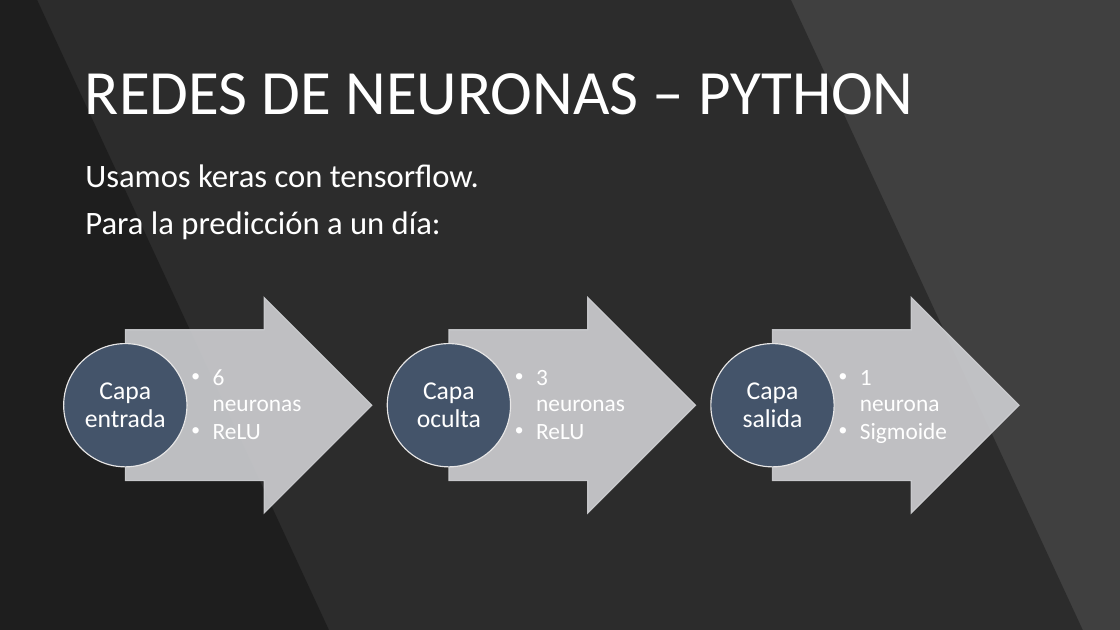
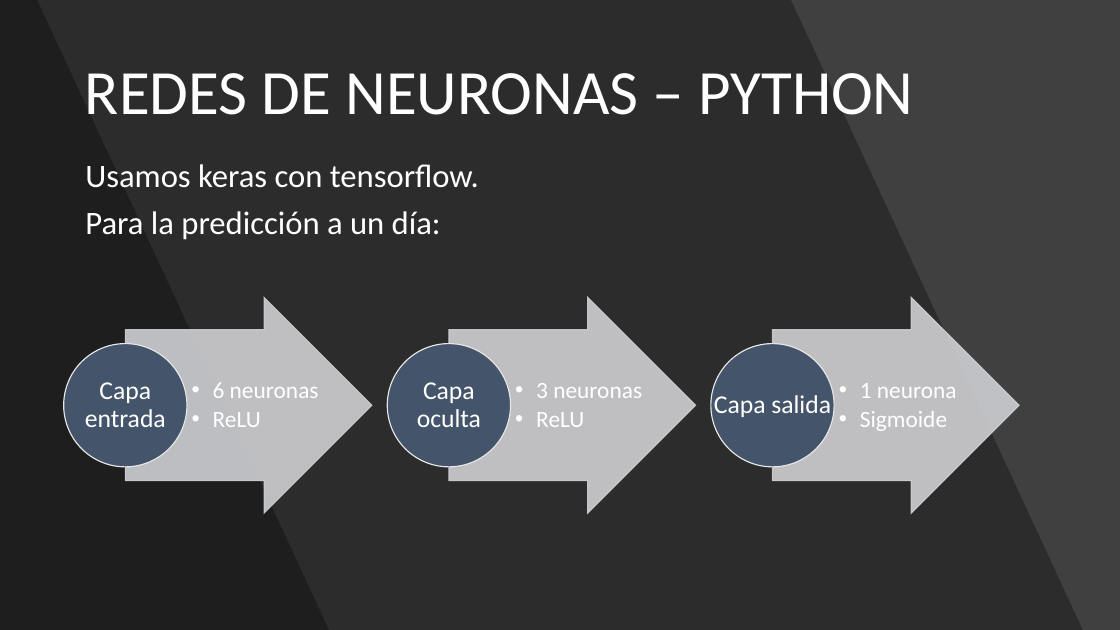
Before and after one commit to adrigrillo/IBEXPredictor, a slide deck: slide 18 of docs/PresentacionFinal.pptx (slide 17 before the commit). Drawn at 1120x630 pixels with LibreOffice and Linux fonts; fonts in the diff are those of the drawing. Boxes give left, top, right and bottom in pixels: in the first picture for what was removed or moved away, otherwise in the second. Text is boxed around its words. In the diff, an @@ line names an element or a change of style, - is before the commit and + after.

```diff
--- a/docs/PresentacionFinal.pptx
+++ b/docs/PresentacionFinal.pptx
@@ text "6 neuronas" moved from (x1=213, y1=369, x2=302, y2=439) to (x1=213, y1=382, x2=319, y2=427) @@
@@ text "3 neuronas" moved from (x1=536, y1=370, x2=625, y2=439) to (x1=536, y1=383, x2=642, y2=427) @@
@@ bullet • to •• in 3 elements at (x1=213, y1=382, x2=319, y2=427), (x1=536, y1=383, x2=642, y2=427), (x1=860, y1=383, x2=957, y2=431) @@
@@ text "1 neurona" moved from (x1=860, y1=370, x2=947, y2=443) to (x1=860, y1=383, x2=957, y2=431) @@
@@ text "Capa salida" rewrapped from (x1=743, y1=382, x2=803, y2=427) to (x1=714, y1=395, x2=831, y2=417) @@
```
Also in this commit, not shown: 4 other slides changed, 2 slides added.
